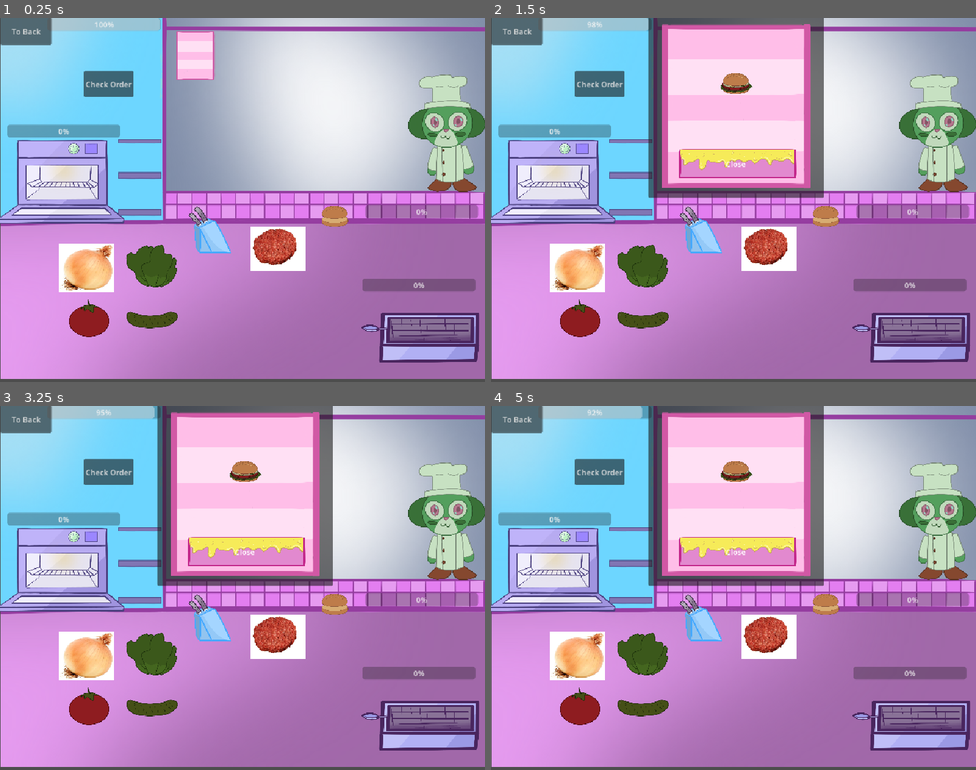
Above: before the commit, frames 1-4 (two rows, left to right).
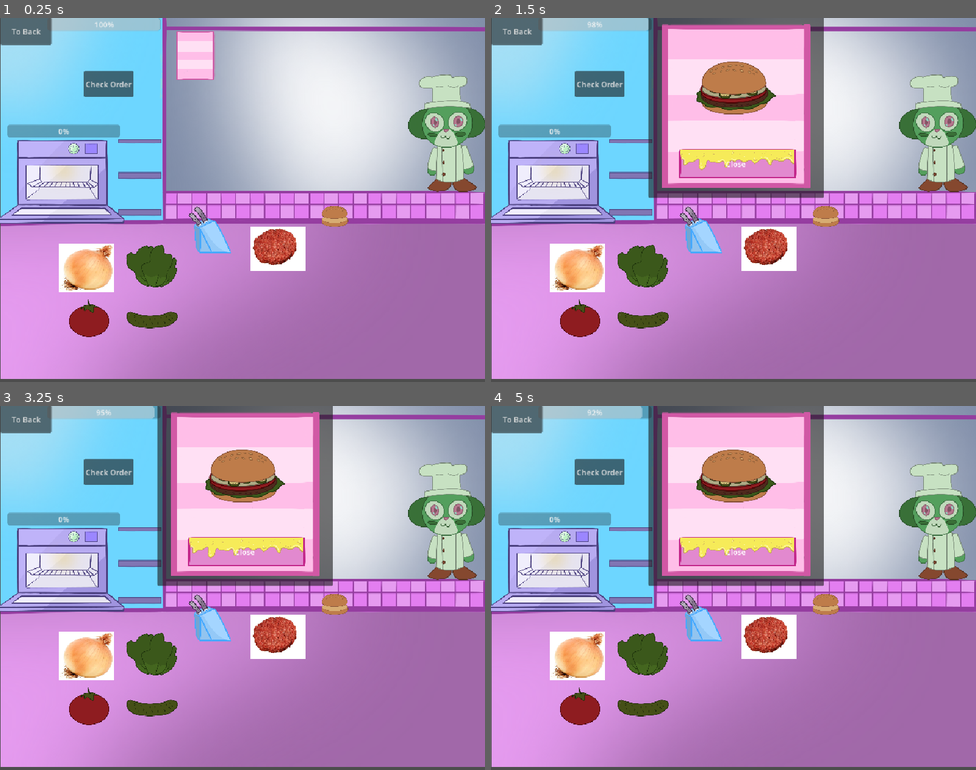
Above: after the commit, the same moments.

Repository: Loosee64/GMTK2026
Game: Godot game, scene res://Scenes/screens/main.tscn
Same seed, same stepped clock (60 frames per second), same inputs: the game is played once before the commit and once after it.
Inputs (mouse positions are in pixels of both pictures, inside the frame that each line leads up to):
- Up to frame 1 (0.25 s): no input
- Up to frame 2 (1.5 s): click "Check Order" at 0.5 s; click (685, 54) at 1.25 s
- Up to frame 3 (3.25 s): click "Check Order" at 2 s; click (194, 442) at 2.75 s
- Up to frame 4 (5 s): click "Check Order" at 3.5 s; click (685, 442) at 4.25 s

The runs differ from the first frame. In frame 1, 4.0% of the frame differs, in the area x 74-99%, y 51-95%; in frame 2, 5.7%, in the area x 42-99%, y 12-95%; in frame 3, 5.7%; in frame 4, 5.7%.

Commit message:
Bug fixed probably

Diff:
--- a/Scenes/burger.tscn
+++ b/Scenes/burger.tscn
@@ -14,6 +14,7 @@
 [sub_resource type="SpriteFrames" id="SpriteFrames_u0ya7"]
 
 [node name="Object" unique_id=1751848827 instance=ExtResource("1_ys118")]
+combine_type = 1
 
 [node name="Node" type="Node2D" parent="." index="1" unique_id=695044495]
 script = ExtResource("2_2pc64")
@@ -26,6 +27,7 @@
 texture = ExtResource("3_6a7nn")
 expand_mode = 1
 script = ExtResource("4_6a7nn")
+metadata/_edit_use_anchors_ = true
 
 [node name="Lettuce" type="TextureRect" parent="Node" index="1" unique_id=2051156899]
 visible = false
@@ -91,6 +93,7 @@
 expand_mode = 1
 script = ExtResource("4_6a7nn")
 type = 0
+metadata/_edit_use_anchors_ = true
 
 [node name="AnimatedSprite2D" type="AnimatedSprite2D" parent="." index="2" unique_id=1195421103]
 sprite_frames = SubResource("SpriteFrames_u0ya7")
--- a/Scenes/screens/kitchen.tscn
+++ b/Scenes/screens/kitchen.tscn
@@ -184,6 +184,8 @@
 
 [node name="Burger" parent="." unique_id=1207560214 groups=["Burger"] instance=ExtResource("4_jjvhh")]
 position = Vector2(709, 437)
+type = 6
+combine_type = 0
 
 [node name="GrillSubObject" parent="." unique_id=1742851292 instance=ExtResource("3_8gbba")]
 visible = false
@@ -221,7 +223,7 @@
 timer = NodePath("../EndTimer")
 
 [node name="Frier" parent="." unique_id=2115380139 instance=ExtResource("5_kry3j")]
-position = Vector2(897, 658)
+position = Vector2(1240, 701)
 animation_name = "frier"
 
 [node name="CollisionShape2D" type="CollisionShape2D" parent="Frier" unique_id=1681384128]
@@ -229,7 +231,7 @@
 shape = SubResource("RectangleShape2D_cyitb")
 
 [node name="StoveTop" parent="." unique_id=1173172533 instance=ExtResource("5_kry3j")]
-position = Vector2(903, 503)
+position = Vector2(1229, 482)
 
 [node name="CollisionShape2D" type="CollisionShape2D" parent="StoveTop" unique_id=1921911534]
 position = Vector2(-2, 15)
--- a/Scenes/ticket_popup.tscn
+++ b/Scenes/ticket_popup.tscn
@@ -42,7 +42,8 @@
 expand_mode = 1
 
 [node name="Node" type="Node2D" parent="Panel/TextureRect" unique_id=969555916]
-position = Vector2(200, 163)
+position = Vector2(201, 199)
+scale = Vector2(2.5, 2.5)
 
 [node name="Bottom" type="TextureRect" parent="Panel/TextureRect/Node" unique_id=1751763101]
 offset_left = -63.0
--- a/Scripts/burgerinternal.gd
+++ b/Scripts/burgerinternal.gd
@@ -1,3 +1,3 @@
 extends Node
 
-@export var type = Globals.CombineType.BOTTOM_BUN
+@export var type = Globals.CombineType.NONE
--- a/Scripts/chef_kitchen.gd
+++ b/Scripts/chef_kitchen.gd
@@ -35,11 +35,9 @@
 func anger_chef(strength):
 	aggression += strength * aggression_modifier
 	play(current_animation)
-	print("anger chef")
 
 func calm_chef(strength):
 	aggression -= strength
-	print("calm chef")
 
 func get_aggression_factor() -> int:
 	if !in_back_room:
--- a/Scripts/globals.gd
+++ b/Scripts/globals.gd
@@ -8,7 +8,6 @@
 	PICKLE,
 	ONION,
 	TOMATO,
-	BOTTOM_BUN
 }
 
 enum ObjectType {
@@ -17,7 +16,8 @@
 	Interactable,
 	Knife,
 	Processor,
-	Space
+	Space,
+	Plate
 }
 
 signal mistake(strength)
--- a/Scripts/object.gd
+++ b/Scripts/object.gd
@@ -15,10 +15,11 @@
 
 var dragging = false
 var execute_collision = Globals.ObjectType.None
-var collision_combine = Globals.CombineType.NONE
+var execute_combine : Globals.CombineType
 
 func _on_ready() -> void:
 	change_animation(combine_type)
+	#combine_type = combine_type
 	starting_type = type
 
 func _process(_delta: float) -> void:
@@ -35,9 +36,10 @@
 		if dragging:
 			if type == Globals.ObjectType.Knife || type == Globals.ObjectType.Effect:
 				visible = false
+				set_process(false)
 				position.x = -1000
 				current_animation_frame = 0
-				if type != Globals.ObjectType.Knife:
+				if type != Globals.ObjectType.Knife && execute_collision != Globals.ObjectType.Plate:
 					type = starting_type
 					Globals.mistake.emit(5)
 			elif !placeable:
@@ -49,8 +51,8 @@
 				type = Globals.ObjectType.Effect
 		else:
 			if execute_collision == Globals.ObjectType.Effect || execute_collision == Globals.ObjectType.Processor:
-				emit_signal("object_dropped", collision_combine)
-				collision_combine = Globals.CombineType.NONE
+				emit_signal("object_dropped", execute_combine)
+				#combine_type = Globals.CombineType.NONE
 
 func spawn() -> void:
 	dragging = true
@@ -65,11 +67,13 @@
 
 func _on_area_entered(area: Area2D) -> void:
 	execute_collision = area.get_type()
-	if execute_collision <= Globals.ObjectType.Interactable && collision_combine == Globals.CombineType.NONE:
-		collision_combine = area.get_combine()
-		print(collision_combine)
+	if execute_collision == Globals.ObjectType.None:
+		print(execute_collision)
+	if (execute_collision == Globals.ObjectType.Interactable || execute_collision == Globals.ObjectType.Effect):
+		execute_combine = area.get_combine()
 
 func _on_area_exited(_area: Area2D) -> void:
+	print(execute_collision)
 	execute_collision = Globals.ObjectType.None
 
 func change_animation(recieved_type : Globals.CombineType) -> void:
--- a/Scripts/placeable_space.gd
+++ b/Scripts/placeable_space.gd
@@ -5,7 +5,6 @@
 func _on_area_entered(area: Object) -> void:
 	area.set_placeable(true)
 	object = area
-	print("placeable")
 
 
 func _on_area_exited(area: Object) -> void:
--- a/Scripts/processor.gd
+++ b/Scripts/processor.gd
@@ -37,12 +37,10 @@
 
 func _on_area_exited(area: Area2D) -> void:
 	area.object_dropped.disconnect(_add_to_process)
-	print("removed")
 
 
 func _add_to_process(_type) -> void:
 	if object != null:
-		print("processing")
 		object.current_animation_frame = 1
 		object.change_animation(current_object_combine_type)
 		timer.start()
--- a/Scripts/spawner.gd
+++ b/Scripts/spawner.gd
@@ -4,4 +4,5 @@
 
 func _on_input_event(_viewport: Node, event: InputEvent, _shape_idx: int) -> void:
 	if event.is_action_pressed("click"):
+		object.set_process(true)
 		object.spawn()
